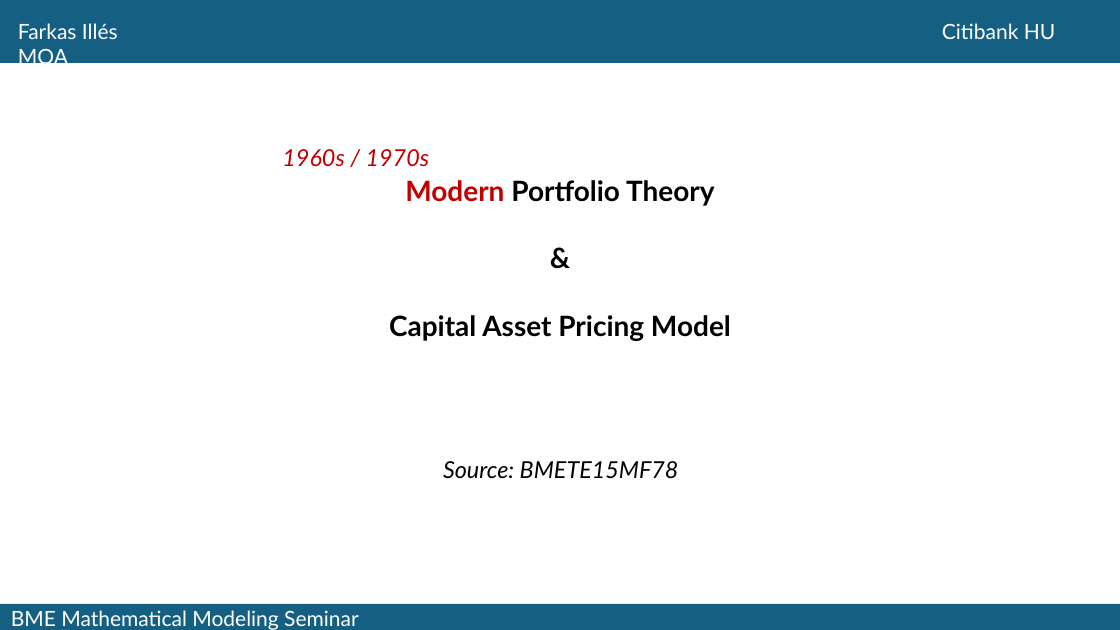
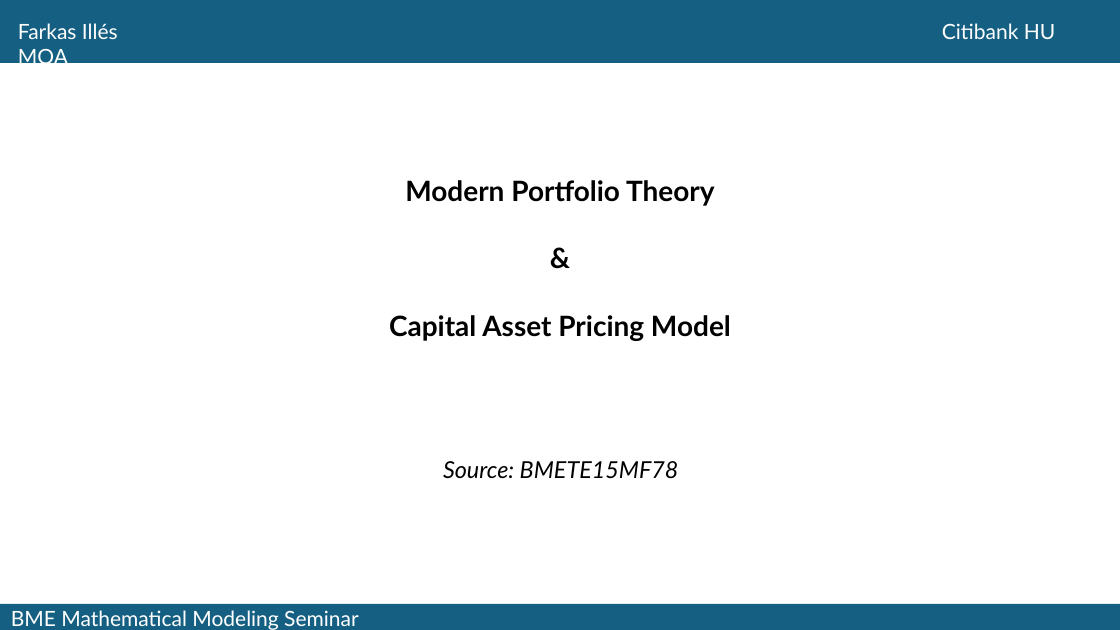
Before and after one commit to fij/btup, a slide deck: slide 1 of MMS_2024_09_10/Farkas_2024_09_10.pptx (slide 3 before the commit). Drawn at 1120x630 pixels with LibreOffice and Linux fonts; fonts in the diff are those of the drawing. Boxes give left, top, right and bottom in pixels: in the first picture for what was removed or moved away, otherwise in the second. Text is boxed around its words. In the diff, an @@ line names an element or a change of style, - is before the commit and + after.

Commit message:
ppt slides 1-3 updated

```diff
--- a/MMS_2024_09_10/Farkas_2024_09_10.pptx
+++ b/MMS_2024_09_10/Farkas_2024_09_10.pptx
@@ text removed at (282, 149, 430, 167) @@
-1960s / 1970s
@@ text at (405, 180, 715, 206): text colour #C00000 to #000000 in "Modern" @@
```
Also in this commit, not shown: 2 other slides changed, 2 slides removed.
